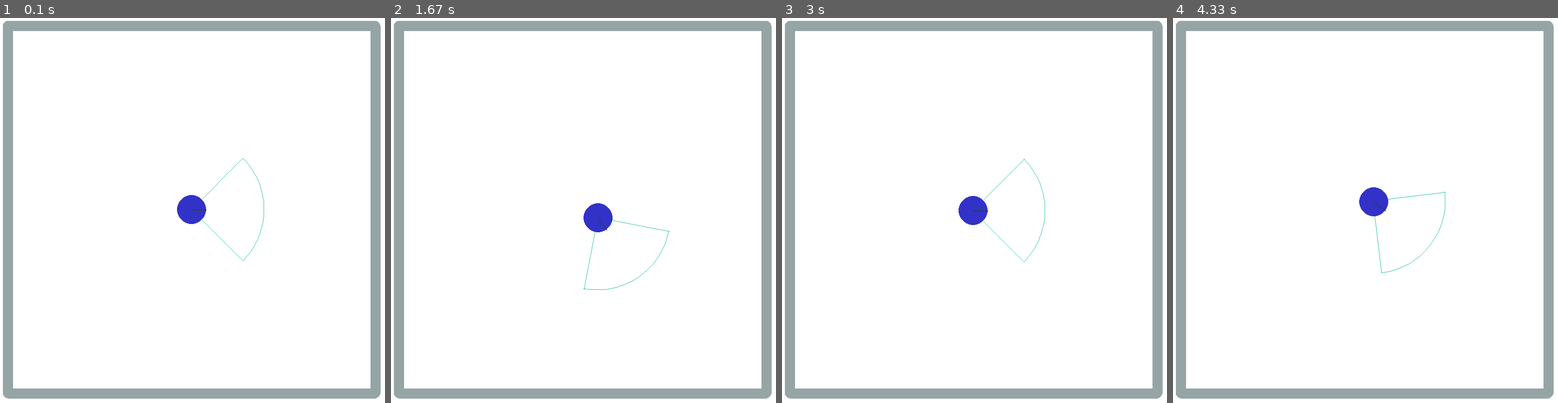
Above: before the commit, frames 1-4 (left to right).
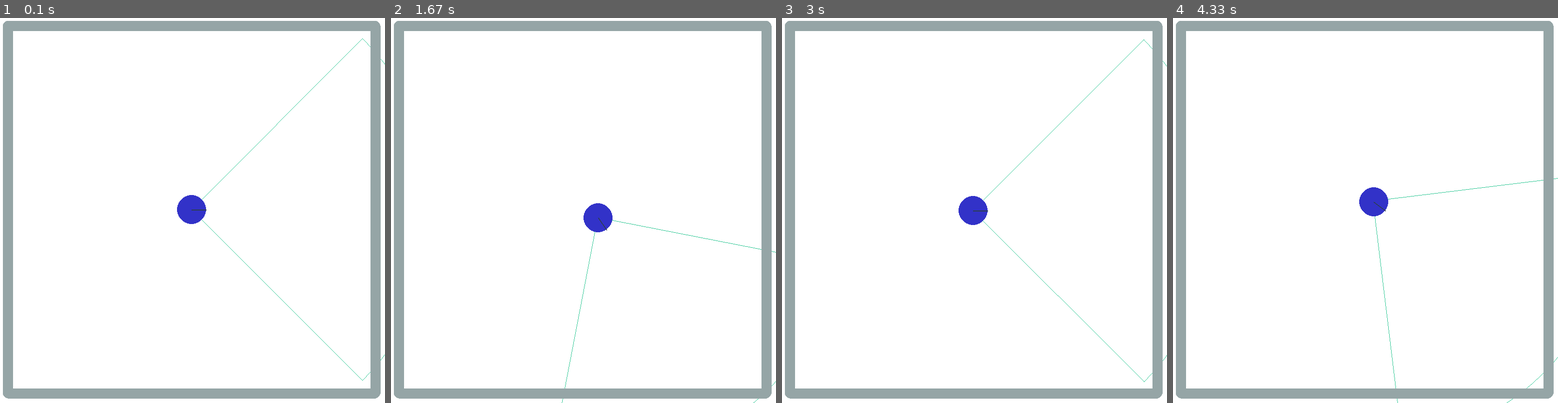
Above: after the commit, the same moments.

Repository: kvmilos/CPMII-project
Game: pygame game, started from main.py
Two runs of this game, one before a commit and one after it. Both use one fixed random seed, a clock stepped at 60 frames per second and the inputs below.
Inputs:
- Up to frame 1 (0.1 s): no input
- Up to frame 2 (1.67 s): hold D 0.33-0.8 s; hold W 0.83-1.13 s; hold D 1.17-1.63 s
- Up to frame 3 (3 s): hold A 1.67-2.2 s; hold S 2.23-2.53 s; hold A 2.57-2.97 s
- Up to frame 4 (4.33 s): hold W 3-3.37 s; hold D 3.4-4.03 s; hold S from 4.07 s (still down)

The runs differ from the first frame. In frame 1, 0.1% of the frame differs, in the area x 56-100%, y 5-95%; in frame 2, 0.1%; in frame 3, 0.1%; in frame 4, 0.1%.

Commit message:
rearrange code

Diff:
--- a/character.py
+++ b/character.py
@@ -1,11 +1,10 @@
 import pygame
 import pymunk
 import math
-from simulation import ROBOT_COLLISION_TYPE
 
 class Robot():
     # robot is a circle with a vision field
-    def __init__(self, name, space, collision_type, position = (100, 100), size = 30, angle = 0, color = (50, 50, 200, 100), vision_field_angle = 90, vision_field_range = 150):
+    def __init__(self, name, space, position = (100, 100), size = 30, angle = 0, color = (50, 50, 200, 100), vision_field_angle = 90, vision_field_range = 500):
         self.name = name
         self.body = pymunk.Body(1, 1)
         self.body.position = position
@@ -17,7 +16,7 @@
         self.shape = pymunk.Circle(self.body, self.radius)
         self.shape.color = color
         self.shape.elasticity = 0.00
-        self.shape.collision_type = collision_type
+        self.body.mass = 1
         space.add(self.body, self.shape)
 
 
@@ -29,13 +28,11 @@
         end_angle = self.body.angle + math.radians(self.vision_angle // 2)
         rect = pygame.Rect(self.body.position.x - self.vision_range, self.body.position.y - self.vision_range, self.vision_range * 2, self.vision_range * 2)
         pygame.draw.arc(window, (50, 200, 150), rect, -end_angle, -start_angle, 1)
-        # pygame.draw.arc(window, (50, 200, 150), rect, 0, math.pi * 2, 1)
         # draw lines at the start and end of the arc
         start_x = self.body.position.x + self.vision_range * math.cos(start_angle)
         start_y = self.body.position.y + self.vision_range * math.sin(start_angle)
         end_x = self.body.position.x + self.vision_range * math.cos(end_angle)
         end_y = self.body.position.y + self.vision_range * math.sin(end_angle)
-        # add a segment
         pygame.draw.line(self.window, (50, 200, 150), (self.body.position.x, self.body.position.y), (start_x, start_y), 1)
         pygame.draw.line(self.window, (50, 200, 150), (self.body.position.x, self.body.position.y), (end_x, end_y), 1)
         # draw space onto window
@@ -53,3 +50,12 @@
         self.body.position = (self.body.position[0] + dist * math.cos(self.body.angle), self.body.position[1] + dist * math.sin(self.body.angle))
         self.space.debug_draw(pymunk.pygame_util.DrawOptions(self.window))
         return self.body.position
+
+
+class Wall():
+    # wall is a static segment
+    def __init__(self, space, start_x, start_y, end_x, end_y, thickness=10):
+        self.body = pymunk.Body(body_type=pymunk.Body.STATIC)
+        self.shape = pymunk.Segment(self.body, (start_x, start_y), (end_x, end_y), thickness)
+        self.shape.elasticity = 0.00
+        space.add(self.body, self.shape)
--- a/main.py
+++ b/main.py
@@ -1,18 +1,17 @@
 import pygame
 import pymunk.pygame_util
-import character
-from simulation import Simulation, WIDTH, HEIGHT
+from simulation import Constants, Simulation
 
 class Screen():
     # class with the window, to display
     def __init__(self):
         pygame.init()
         pygame.display.set_caption("CPM II: Robot Simulation")
-        self.window = pygame.display.set_mode((WIDTH, HEIGHT))
+        self.window = pygame.display.set_mode((Constants.WIDTH, Constants.HEIGHT))
         self.window.fill("white")
 
     # function to run the pygame window
-    def run(self, width, height, simulation):
+    def run(self, simulation):
         window = self.window
         run = True
         clock = pygame.time.Clock()
@@ -46,4 +45,4 @@
 if __name__ == "__main__":
     simulation = Simulation()
     window = Screen()
-    window.run(WIDTH, HEIGHT, simulation)
+    window.run(simulation)
--- a/simulation.py
+++ b/simulation.py
@@ -1,44 +1,30 @@
 import pymunk
-import character
+from character import Robot, Wall
 
 # constants for the window
-WIDTH, HEIGHT = 800, 800
+class Constants:
+    WIDTH, HEIGHT = 800, 800
 
-WALLS = [
-    (20, 20, WIDTH - 20, 20),
-    (20, 20, 20, HEIGHT - 20),
-    (20, HEIGHT - 20, WIDTH - 20, HEIGHT - 20),
-    (WIDTH - 20, 20, WIDTH - 20, HEIGHT - 20)
-]
-
-ROBOT_COLLISION_TYPE = 1
-WALL_COLLISION_TYPE = 2
-
-    # def prevent_collision(arbiter, space, data):
-    #     return False
+    WALLS = [
+        (20, 20, WIDTH - 20, 20),
+        (20, 20, 20, HEIGHT - 20),
+        (20, HEIGHT - 20, WIDTH - 20, HEIGHT - 20),
+        (WIDTH - 20, 20, WIDTH - 20, HEIGHT - 20)
+    ]
 
 class Simulation():
     # class to create the simulation environment
-    def add_wall(self, space, start_x, start_y, end_x, end_y, thickness=10):
-        body = pymunk.Body(body_type=pymunk.Body.STATIC)
-        shape = pymunk.Segment(body, (start_x, start_y), (end_x, end_y), thickness)
-        shape.elasticity = 0.00
-        # shape.collision_type = WALL_COLLISION_TYPE
-        space.add(body, shape)
-        return body
-
     # function to run the simulation
     def run(self):
         space = pymunk.Space()
         space.gravity = (0.0, 0.0)
         space.iterations = 30
 
-        robot = character.Robot("robot", space, ROBOT_COLLISION_TYPE, (WIDTH // 2, HEIGHT // 2))
+        robot = Robot("robot", space, (Constants.WIDTH // 2, Constants.HEIGHT // 2))
 
-        for wall in WALLS:
-            self.add_wall(space, *wall)
+        for cords in Constants.WALLS:
+            wall = Wall(space, *cords)
 
-        # space.add_collision_handler(ROBOT_COLLISION_TYPE, WALL_COLLISION_TYPE).pre_solve = prevent_collision
 
         # TODO: Add vision field for robot using segment_query_first (?)
         # TODO: Add collision handler
